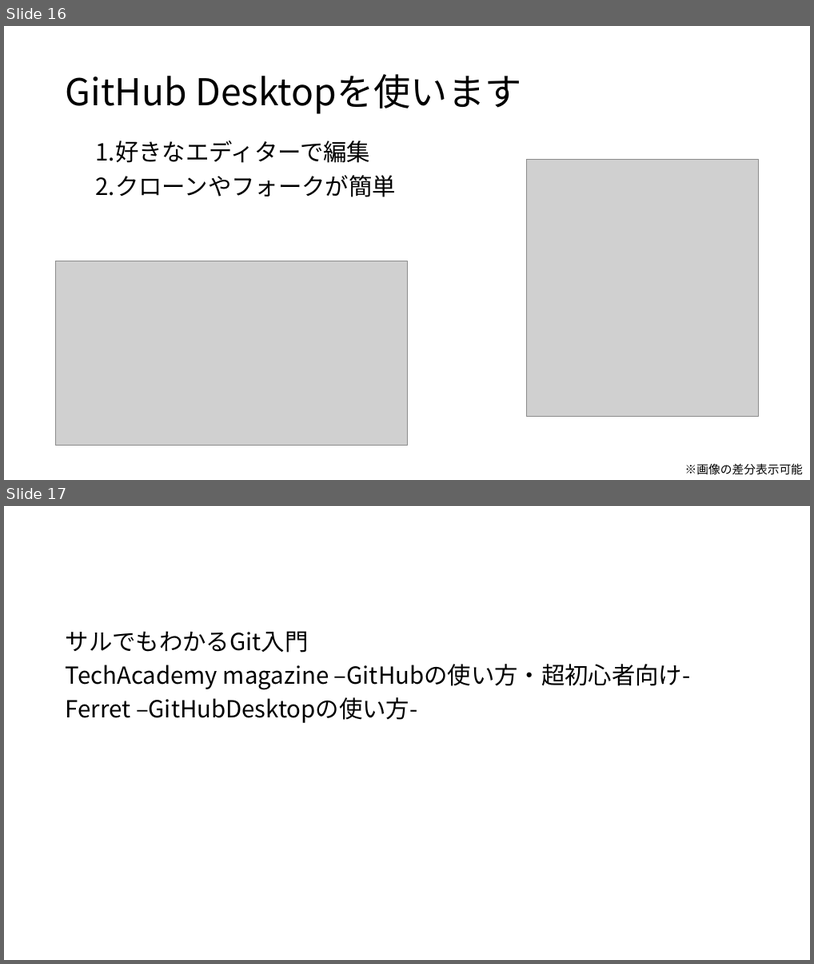
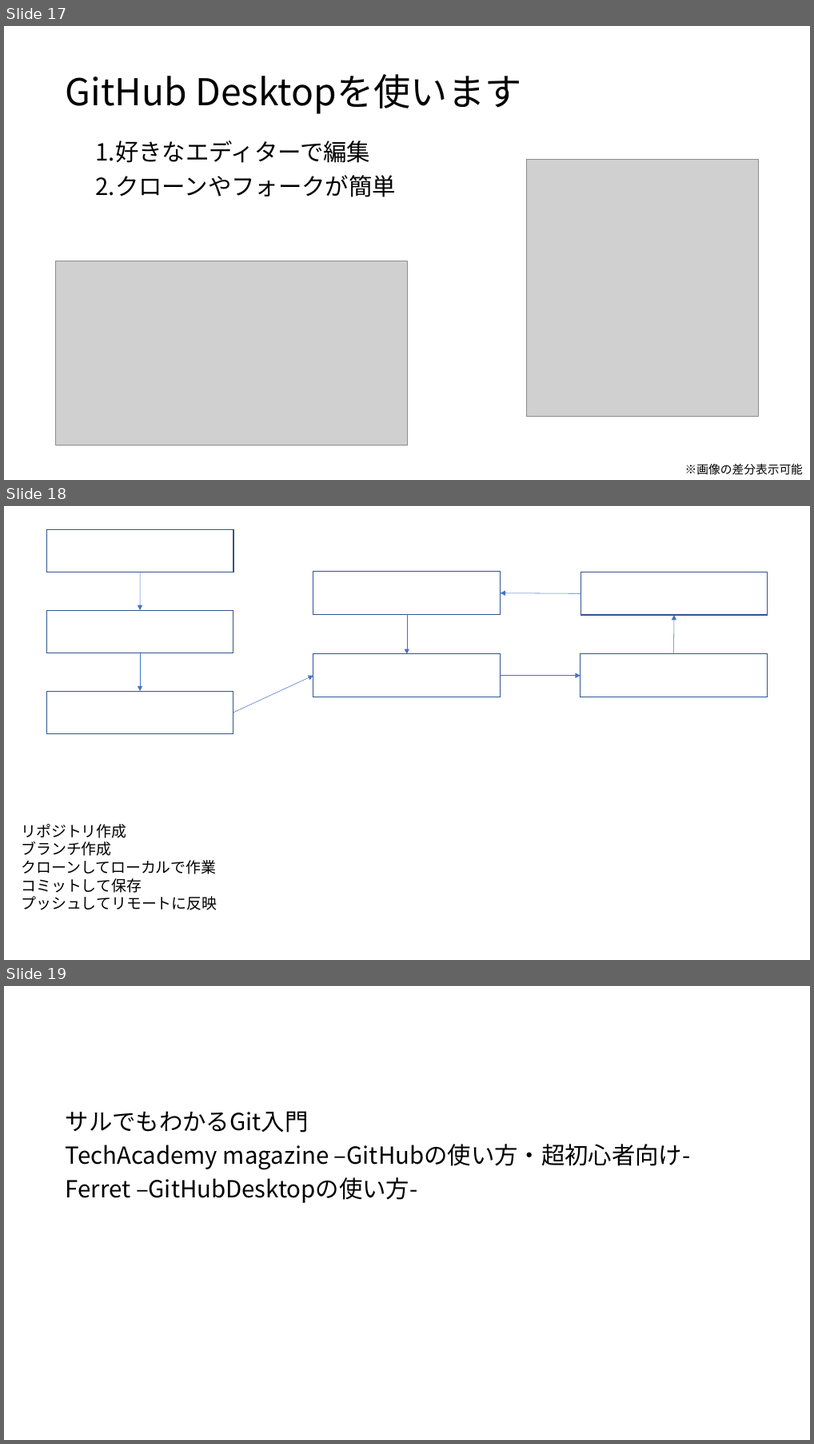
Before and after one commit to SPcurrent/GitHub-Description, a slide deck: description.pptx. Shown one above the other, each under a label of ours: slides 16 and 17 before the commit, slides 17, 18 and 19 after it. The pictures are 814x964 and 814x1444 pixels, drawn with LibreOffice and Linux fonts; fonts in the diff are those of the drawing; grey boxes stand for pictures. Boxes give left, top, right and bottom in pixels: in the first picture for what was removed or moved away, otherwise in the second. Text is boxed around its words. In the diff, an @@ line names an element or a change of style, - is before the commit and + after.

```diff
--- a/description.pptx
+++ b/description.pptx
@@ slide 18 added at [4, 506, 810, 960], background #FFFFFF @@
@@ rectangle added at [47, 529, 234, 572], outline #325491 1 pt @@
@@ arrow added from (140, 572) to (140, 610), #4472C4 0.5 pt @@
@@ rectangle added at [314, 572, 501, 614], outline #325491 1 pt @@
@@ rectangle added at [581, 572, 768, 615], outline #325491 1 pt @@
@@ arrow added from (581, 594) to (501, 593), #4472C4 0.5 pt @@
@@ rectangle added at [46, 610, 234, 653], outline #325491 1 pt @@
@@ arrow added from (407, 614) to (407, 654), #4472C4 0.5 pt @@
@@ arrow added from (674, 654) to (674, 615), #4472C4 0.5 pt @@
@@ arrow added from (140, 653) to (140, 691), #4472C4 0.5 pt @@
@@ rectangle added at [314, 654, 501, 697], outline #325491 1 pt @@
@@ rectangle added at [581, 654, 767, 697], outline #325491 1 pt @@
@@ rectangle added at [46, 691, 234, 734], outline #325491 1 pt @@
@@ arrow added from (234, 712) to (314, 676), #4472C4 0.5 pt @@
@@ arrow added from (501, 676) to (581, 676), #4472C4 0.5 pt @@
@@ text added at [21, 824, 217, 910], 18 pt, text #000000 @@
+リポジトリ作成
+ブランチ作成
+クローンしてローカルで作業
+コミットして保存
+プッシュしてリモートに反映
@@ what was slide 16 is now slide 17 @@
@@ what was slide 17 is now slide 19 @@
```
Also in this commit, not shown: 4 slides changed, 1 other slide added, 3 other files.
